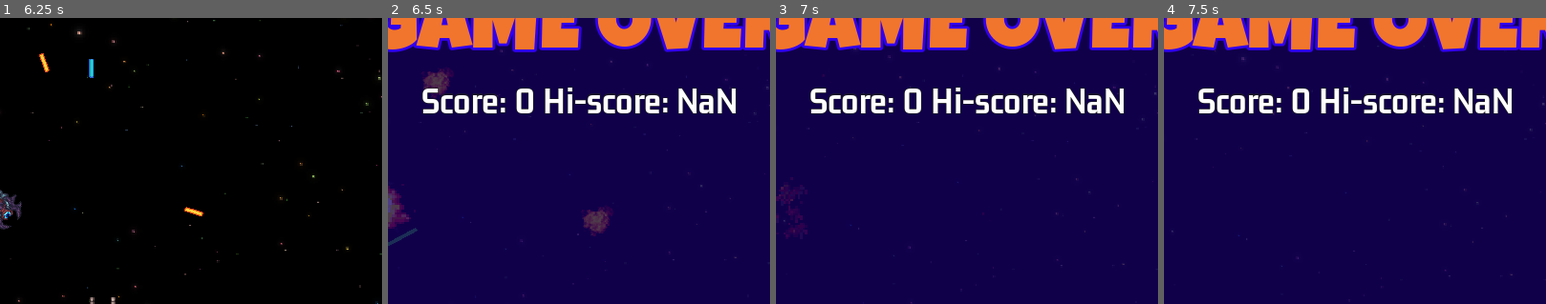
Above: before the commit, frames 1-4 (left to right).
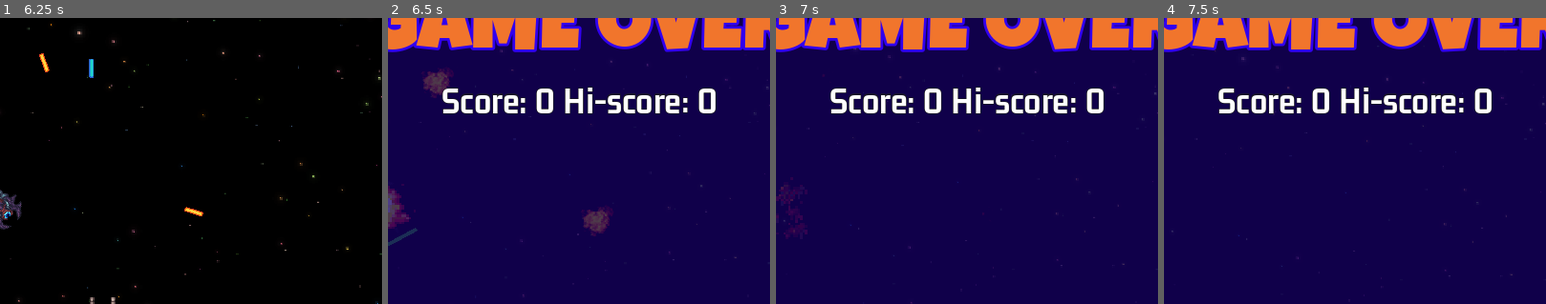
Above: after the commit, the same moments.

Repository: fj0lverkr/space-ace
Game: Godot game, scene res://scenes/main/main.tscn
Two runs of this game, one before a commit and one after it. Both use one fixed random seed, a clock stepped at 60 frames per second and the inputs below. Sound files missing from this copy of the repository are replaced by a short silence.
Inputs (mouse positions are % of the whole screen's width and height, from its top left):
- Up to frame 1 (6.25 s): click "Start" at 0.5 s; move the mouse to (72, 45) at 1.27 s; hold D (right) 1.28-2.03 s; click (72, 45) at 1.35 s; move the mouse to (30, 55) at 2.02 s; hold S (down) 2.03-2.78 s; click (30, 55) at 2.1 s; move the mouse to (60, 28) at 2.77 s; hold D (right) 2.78-3.53 s; click (60, 28) at 2.85 s; move the mouse to (45, 70) at 3.52 s; hold W (up) 3.53-4.28 s; click (45, 70) at 3.6 s; move the mouse to (80, 65) at 4.27 s; hold A (left) 4.28-5.78 s; click (80, 65) at 4.35 s; move the mouse to (20, 35) at 5.02 s; click (20, 35) at 5.1 s; move the mouse to (55, 50) at 5.77 s; hold S (down) from 5.78 s (still down); click (55, 50) at 5.85 s
- Up to frame 2 (6.5 s): keep holding S (down)
- Up to frame 3 (7 s): move the mouse to (35, 25) at 6.52 s; release S (down) at 6.53 s; hold D (right) from 6.53 s (still down); click (35, 25) at 6.6 s
- Up to frame 4 (7.5 s): move the mouse to (72, 45) at 7.27 s; release D (right) at 7.28 s; hold W (up) from 7.28 s (still down); click (72, 45) at 7.35 s
The pictures show only the part of the screen within x 25-75%, y 28-78%; the shares and areas given below are measured in that part.

Frame 1 is identical in both runs. In frame 2, 4.6% of the frame differs, in the area x 9-92%, y 24-34%; in frame 3, 4.6%; in frame 4, 4.6%.

Commit message:
Persist highscores

Diff:
--- a/scenes/game_over/game_over.gd
+++ b/scenes/game_over/game_over.gd
@@ -26,7 +26,7 @@
 
 
 func _on_game_over() -> void:
-    var score_text: String = "Score: %s Hi-score: NaN" % GameManager.get_score()
+    var score_text: String = "Score: %s Hi-score: %s" % [GameManager.get_score(), GameManager.get_hi_score()]
     score_label.text = score_text
     continue_timer.start()
     show()
--- a/singletons/game_manager.gd
+++ b/singletons/game_manager.gd
@@ -16,6 +16,7 @@
 
 
 func load_level_scene() -> void:
+	_score = 0
 	get_tree().change_scene_to_packed(LEVEL)
 
 
@@ -33,3 +34,26 @@
 
 func get_game_over() -> bool:
 	return _game_over
+
+
+func get_hi_score() -> int:
+	var save_file: FileAccess = FileAccess.open("user://savegame.save", FileAccess.READ)
+	if not save_file:
+		_save_score()
+		return _score
+	else:
+		var save_data: Dictionary = save_file.get_var()
+		var hs: int = save_data["hi_score"]
+		if hs >= _score:
+			return hs
+		else:
+			_save_score()
+			return _score
+
+
+func _save_score() -> void:
+	var save_file: FileAccess = FileAccess.open("user://savegame.save", FileAccess.WRITE)
+	var save_data: Dictionary = {
+		"hi_score": _score
+	}
+	save_file.store_var(save_data)
